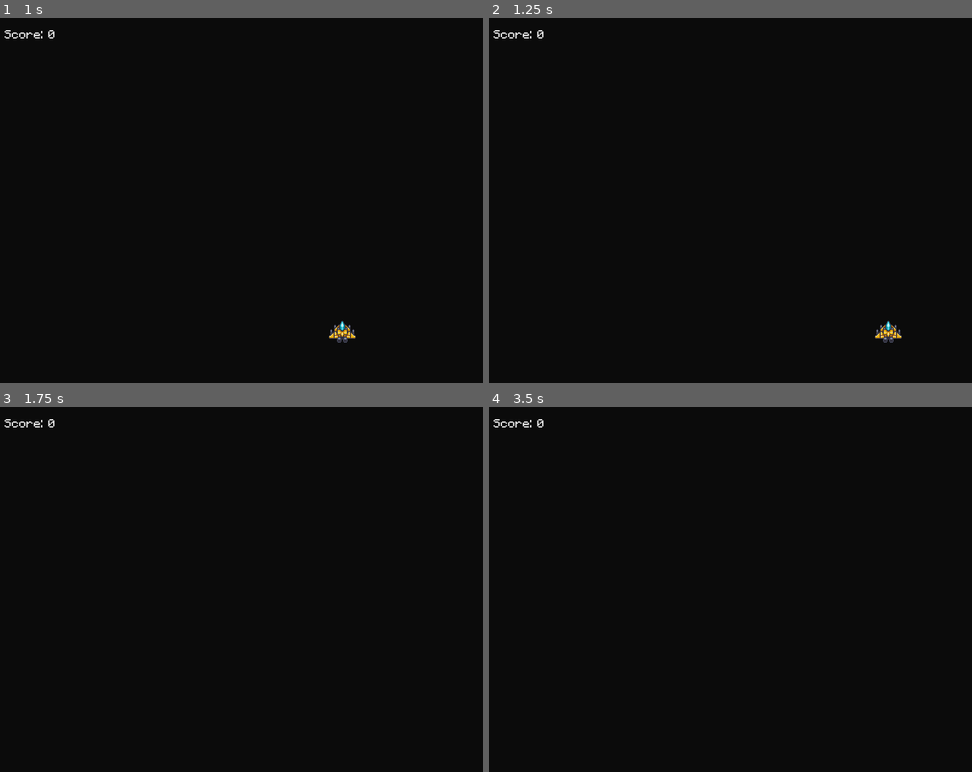
Above: before the commit, frames 1-4 (two rows, left to right).
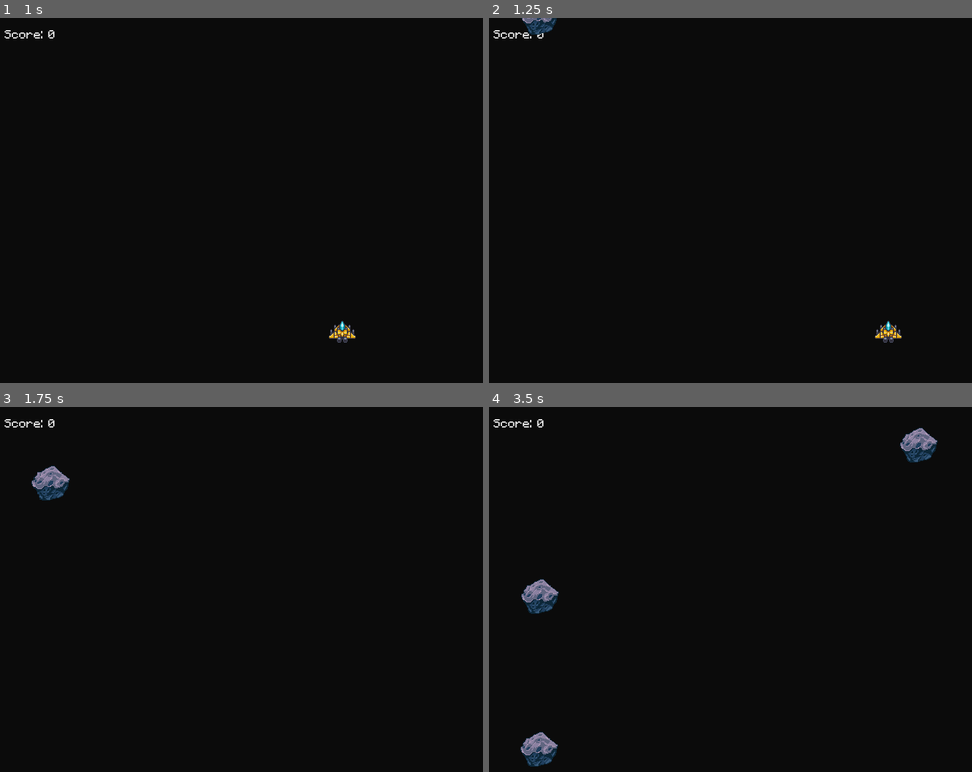
Above: after the commit, the same moments.

Repository: douglinley/ld54
Game: Godot game, scene res://scenes/game_manager.tscn
The game is run twice, just before and just after one commit, with the same random seed, the same clock (stepped at 60 frames per second) and the same inputs.
Inputs:
- Up to frame 1 (1 s): tap Enter at 0.5 s; hold D (right) from 0.53 s (still down)
- Up to frame 2 (1.25 s): keep holding D (right)
- Up to frame 3 (1.75 s): release D (right) at 1.28 s; hold S (down) from 1.28 s (still down)
- Up to frame 4 (3.5 s): release S (down) at 2.03 s; hold D (right) 2.03-2.78 s; hold W (up) from 2.78 s (still down)

Frame 1 is identical in both runs. In frame 2, 0.3% of the frame differs, in the area x 6-15%, y 0-5%; in frame 3, 0.5%; in frame 4, 1.6%, in the area x 6-93%, y 5-99%.
Error before the commit: Invalid call. Nonexistent function 'Randf_range' in base 'RandomNumberGenerator'. (res://scripts/game_manager.gd:36)

Commit message:
* Added asteroid spawning
* Checks a probability to see if an asteroid should spawn. right now it
  is hardcoded, but later this will be set and scale dynamically based On
  how long you have been playing

Diff:
--- /dev/null
+++ b/prefabs/asteroid_lg.gd
@@ -0,0 +1,11 @@
+extends Area2D
+
+@onready var speed := 200
+
+
+func _ready():
+	pass
+
+
+func _physics_process(delta):
+	position.y += speed * delta
--- a/prefabs/asteroid_lg.tscn
+++ b/prefabs/asteroid_lg.tscn
@@ -1,5 +1,6 @@
-[gd_scene load_steps=4 format=3 uid="uid://by5mwi5dpucqf"]
+[gd_scene load_steps=5 format=3 uid="uid://by5mwi5dpucqf"]
 
+[ext_resource type="Script" path="res://prefabs/asteroid_lg.gd" id="1_42dub"]
 [ext_resource type="Texture2D" uid="uid://cgp6uvtdko4gu" path="res://assets/asteroid-01.png" id="1_wiscm"]
 [ext_resource type="PackedScene" uid="uid://c8he4c32bhryd" path="res://components/value_component.tscn" id="2_woktq"]
 
@@ -7,6 +8,7 @@
 radius = 22.0227
 
 [node name="AsteroidLarge" type="Area2D"]
+script = ExtResource("1_42dub")
 
 [node name="Sprite2D" type="Sprite2D" parent="."]
 texture = ExtResource("1_wiscm")
--- a/scenes/game_manager.tscn
+++ b/scenes/game_manager.tscn
@@ -39,6 +39,5 @@
 
 [node name="SpawnTimer" type="Timer" parent="."]
 process_callback = 0
-wait_time = 2.0
 
 [connection signal="timeout" from="SpawnTimer" to="." method="_on_spawn_timer_timeout"]
--- a/scripts/game_manager.gd
+++ b/scripts/game_manager.gd
@@ -33,10 +33,15 @@
 
 func get_random_marker(markers: Array) -> Marker2D:
 	var rng = RandomNumberGenerator.new()
-	return markers[rng.Randf_range(0, markers.size() - 1)]
+	return markers[rng.randf_range(0, markers.size())]
 
 
 func _on_spawn_timer_timeout():
+	# 10% change to spawn
+	if !Utils.check_probability(100):
+		print("no spawn")
+		return
+
 	var marker = get_random_marker(get_asteroid_spawn_markers())
 	var asteroid: Area2D = asteroid_scene.instantiate()
 	asteroid.global_position = marker.global_position
--- a/scripts/utils.gd
+++ b/scripts/utils.gd
@@ -1,6 +1,8 @@
 extends Node
 
-func check_probability(probability):
+class_name Utils
+
+static func check_probability(probability):
 	var rng = RandomNumberGenerator.new()
 	var val = rng.randf_range(0, 100)
 	return val < probability
